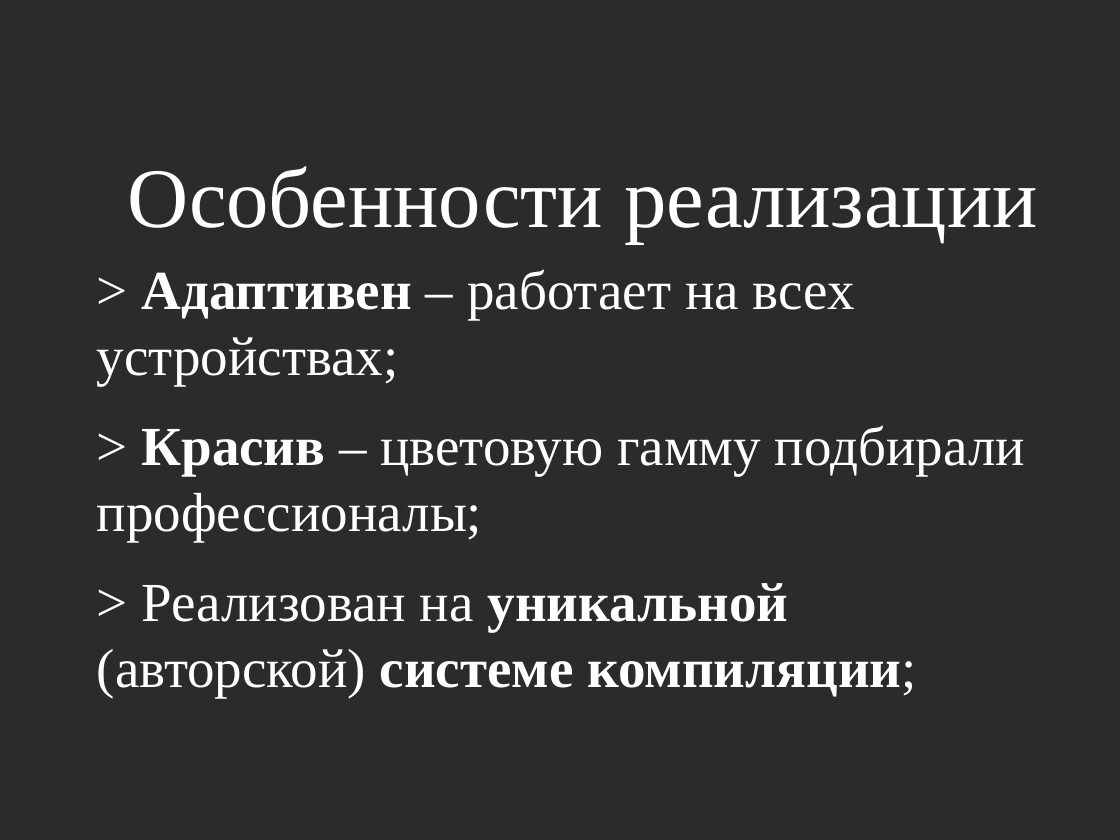
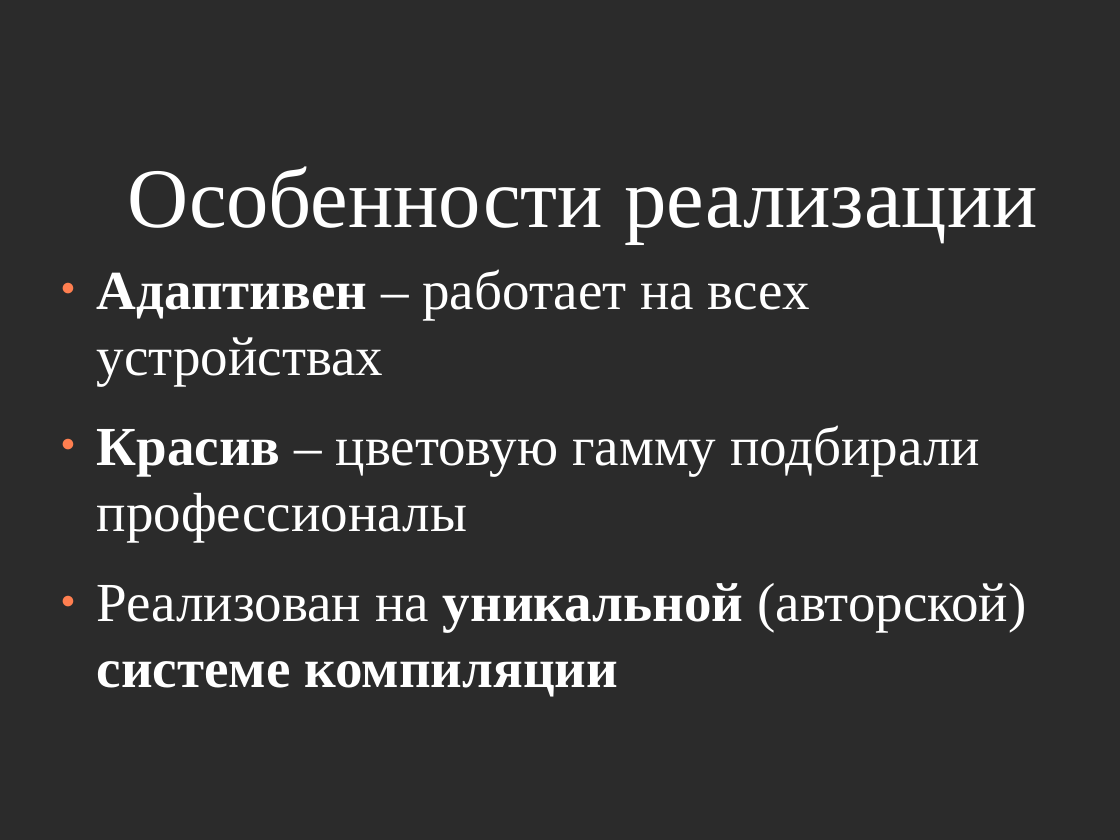
Before and after one commit to Mirovengil/school_project, a slide deck: slide 12 of project_page/Презентация/Шаблон.odp (slide 10 before the commit). Drawn at 1120x840 pixels with LibreOffice and Linux fonts; fonts in the diff are those of the drawing; background and template pictures are left out; a plain dark background stands for a picture behind light text. Boxes give left, top, right and bottom in pixels: in the first picture for what was removed or moved away, otherwise in the second. Text is boxed around its words. In the diff, an @@ line names an element or a change of style, - is before the commit and + after.

```diff
--- a/project_page/Презентация/Шаблон.odp
+++ b/project_page/Презентация/Шаблон.odp
@@ text at (97,269,1026,697): text changed @@
-> Адаптивен – работает на всех устройствах;
-> Красив – цветовую гамму подбирали профессионалы;
-> Реализован на уникальной (авторской) системе компиляции;
+● Адаптивен – работает на всех устройствах
+● Красив – цветовую гамму подбирали профессионалы
+● Реализован на уникальной (авторской) системе компиляции
```
Also in this commit, not shown: 7 other slides changed, 3 slides added, 7 other files.
